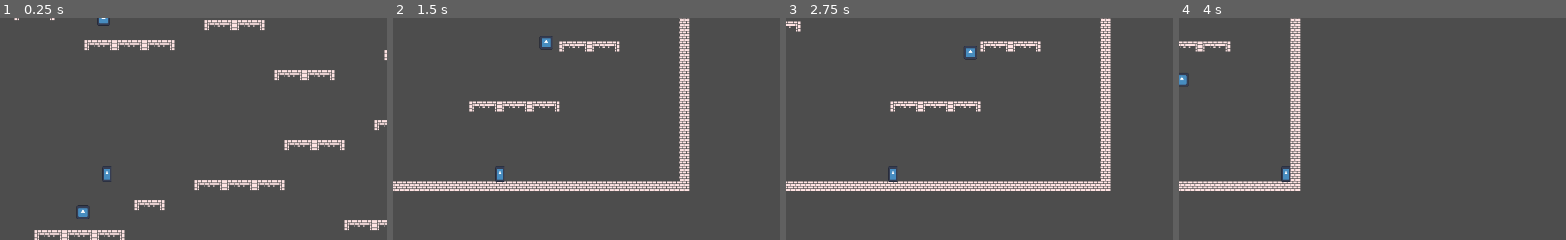
Above: before the commit, frames 1-4 (left to right).
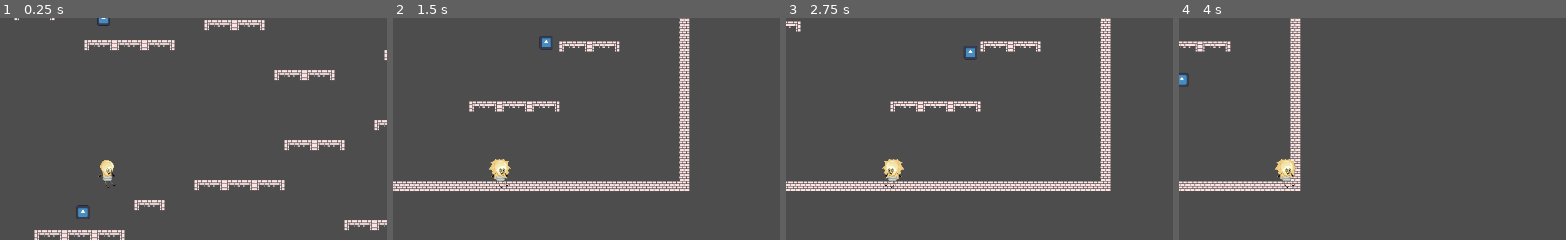
Above: after the commit, the same moments.

Repository: EXLAIZOR/tick-times
Game: Godot game, scene res://Scenes/level1.tscn
Two runs of this game, one before a commit and one after it. Both use one fixed random seed, a clock stepped at 60 frames per second and the inputs below. The engine's default icon, where the game draws it, is replaced by a stand-in: a white triangle on a blue panel in a dark square.
Inputs (mouse positions are % of the whole screen's width and height, from its top left):
- Up to frame 1 (0.25 s): no input
- Up to frame 2 (1.5 s): move the mouse to (74, 46) at 0.52 s; hold D (MoveRight) from 0.53 s (still down); click (74, 46) at 0.6 s; tap W (Jump) at 0.77 s; move the mouse to (31, 56) at 1.27 s; click (31, 56) at 1.35 s
- Up to frame 3 (2.75 s): tap W (Jump) at 1.52 s; move the mouse to (62, 28) at 2.02 s; release D (MoveRight) at 2.03 s; hold A (MoveLeft) from 2.03 s (still down); click (62, 28) at 2.1 s
- Up to frame 4 (4 s): move the mouse to (47, 71) at 2.77 s; release A (MoveLeft) at 2.78 s; hold D (MoveRight) from 2.78 s (still down); click (47, 71) at 2.85 s; tap W (Jump) at 3.02, 3.77 s; move the mouse to (83, 66) at 3.52 s; click (83, 66) at 3.6 s
The pictures show only the part of the screen within x 38-88%, y 16-65%; the shares and areas given below are measured in that part.

The runs differ from the first frame. In frame 1, 0.3% of the frame differs, in the area x 25-30%, y 63-77%; in frame 2, 0.4%; in frame 3, 0.4%, in the area x 24-31%, y 63-77%; in frame 4, 0.4%.

Commit message:
added assets + player animations

Diff:
--- a/character_body_2d.gd
+++ b/character_body_2d.gd
@@ -4,10 +4,20 @@
 const SPEED = 300.0
 const JUMP_VELOCITY = -400.0
 
+@onready var _animated_sprite = $AnimatedSprite2D
+@onready var hitTimer = $hitTimer
+var attacking = false
+var attacked_timer = 3
+
+
+
+func _process(_delta):
+	handle_sprites()
+
 func _physics_process(delta: float) -> void:
 
 	if Input.is_action_just_pressed("Attack"):
-		print("Attacked")
+		attacking = true
 	# Add the gravity.
 	if not is_on_floor():
 		velocity += get_gravity() * delta
@@ -25,3 +35,22 @@
 		velocity.x = move_toward(velocity.x, 0, SPEED)
 
 	move_and_slide()
+
+func handle_sprites():
+	if hitTimer.get_time_left() > 0:
+		_animated_sprite.play("injured")
+	elif attacking == true:
+		_animated_sprite.play("attack")
+	elif not is_on_floor():
+			if velocity.y < 0:
+				_animated_sprite.play("jump_up")
+			else:
+				_animated_sprite.play("jump_down")
+	elif abs(velocity.x) > 0:
+			_animated_sprite.play("walk")
+	else:
+		_animated_sprite.play("idle")
+	if Input.is_action_pressed("MoveLeft"):
+		_animated_sprite.flip_h = true
+	elif Input.is_action_pressed("MoveRight"):
+		_animated_sprite.flip_h = false
--- a/player.tscn
+++ b/player.tscn
@@ -1,9 +1,105 @@
 [gd_scene format=3 uid="uid://bif7kogln61f3"]
 
 [ext_resource type="Script" uid="uid://b2cperwr32fre" path="res://character_body_2d.gd" id="1_onrkg"]
-[ext_resource type="Texture2D" uid="uid://d0mmnthl1rmfn" path="res://icon.svg" id="2_i3pqv"]
+[ext_resource type="Texture2D" uid="uid://b5kvsqcextp05" path="res://assets/images/bulb.png" id="2_hqtel"]
 [ext_resource type="Script" uid="uid://cvbo4qktol0gj" path="res://health_component.gd" id="3_hqtel"]
 [ext_resource type="Script" uid="uid://bsl6bumvyfk2j" path="res://hitbox_component.gd" id="4_sweqy"]
+
+[sub_resource type="AtlasTexture" id="AtlasTexture_sweqy"]
+atlas = ExtResource("2_hqtel")
+region = Rect2(96, 96, 48, 48)
+
+[sub_resource type="AtlasTexture" id="AtlasTexture_2hs0m"]
+atlas = ExtResource("2_hqtel")
+region = Rect2(0, 0, 48, 48)
+
+[sub_resource type="AtlasTexture" id="AtlasTexture_1jxqw"]
+atlas = ExtResource("2_hqtel")
+region = Rect2(96, 48, 48, 48)
+
+[sub_resource type="AtlasTexture" id="AtlasTexture_dw050"]
+atlas = ExtResource("2_hqtel")
+region = Rect2(48, 96, 48, 48)
+
+[sub_resource type="AtlasTexture" id="AtlasTexture_b26j0"]
+atlas = ExtResource("2_hqtel")
+region = Rect2(0, 96, 48, 48)
+
+[sub_resource type="AtlasTexture" id="AtlasTexture_n7ghd"]
+atlas = ExtResource("2_hqtel")
+region = Rect2(48, 0, 48, 48)
+
+[sub_resource type="AtlasTexture" id="AtlasTexture_nvl01"]
+atlas = ExtResource("2_hqtel")
+region = Rect2(96, 0, 48, 48)
+
+[sub_resource type="AtlasTexture" id="AtlasTexture_ivps1"]
+atlas = ExtResource("2_hqtel")
+region = Rect2(0, 48, 48, 48)
+
+[sub_resource type="AtlasTexture" id="AtlasTexture_urp6f"]
+atlas = ExtResource("2_hqtel")
+region = Rect2(48, 48, 48, 48)
+
+[sub_resource type="SpriteFrames" id="SpriteFrames_pc336"]
+animations = [{
+"frames": [{
+"duration": 1.0,
+"texture": SubResource("AtlasTexture_sweqy")
+}],
+"loop": 1,
+"name": &"attack",
+"speed": 5.0
+}, {
+"frames": [{
+"duration": 1.0,
+"texture": SubResource("AtlasTexture_2hs0m")
+}],
+"loop": 1,
+"name": &"idle",
+"speed": 5.0
+}, {
+"frames": [{
+"duration": 1.0,
+"texture": SubResource("AtlasTexture_1jxqw")
+}],
+"loop": 1,
+"name": &"injured",
+"speed": 5.0
+}, {
+"frames": [{
+"duration": 1.0,
+"texture": SubResource("AtlasTexture_dw050")
+}],
+"loop": 1,
+"name": &"jump_down",
+"speed": 5.0
+}, {
+"frames": [{
+"duration": 1.0,
+"texture": SubResource("AtlasTexture_b26j0")
+}],
+"loop": 1,
+"name": &"jump_up",
+"speed": 5.0
+}, {
+"frames": [{
+"duration": 1.0,
+"texture": SubResource("AtlasTexture_n7ghd")
+}, {
+"duration": 1.0,
+"texture": SubResource("AtlasTexture_nvl01")
+}, {
+"duration": 1.0,
+"texture": SubResource("AtlasTexture_ivps1")
+}, {
+"duration": 1.0,
+"texture": SubResource("AtlasTexture_urp6f")
+}],
+"loop": 1,
+"name": &"walk",
+"speed": 5.0
+}]
 
 [sub_resource type="RectangleShape2D" id="RectangleShape2D_y1p4y"]
 size = Vector2(13, 24)
@@ -11,14 +107,14 @@
 [node name="Player" type="CharacterBody2D" unique_id=1425424670]
 script = ExtResource("1_onrkg")
 
+[node name="AnimatedSprite2D" type="AnimatedSprite2D" parent="." unique_id=772543506]
+sprite_frames = SubResource("SpriteFrames_pc336")
+animation = &"walk"
+
 [node name="Camera2D" type="Camera2D" parent="." unique_id=541086614]
 
 [node name="CollisionShape2D" type="CollisionShape2D" parent="." unique_id=167035600]
 shape = SubResource("RectangleShape2D_y1p4y")
-
-[node name="Icon" type="Sprite2D" parent="." unique_id=252300607]
-scale = Vector2(0.1171875, 0.203125)
-texture = ExtResource("2_i3pqv")
 
 [node name="HealthComponent" type="Node" parent="." unique_id=1233160677 node_paths=PackedStringArray("ROOT")]
 script = ExtResource("3_hqtel")
@@ -33,3 +129,6 @@
 
 [node name="CollisionShape2D" type="CollisionShape2D" parent="HitboxComponent" unique_id=1265708097]
 shape = SubResource("RectangleShape2D_y1p4y")
+
+[node name="hitTimer" type="Timer" parent="." unique_id=737981547]
+wait_time = 0.5
Binary file added: assets/images/buge.png
Not shown, added: assets/images/buge.png.import
Binary file added: assets/images/bulb.png
Not shown, added: assets/images/bulb.png.import
Binary file added: assets/images/bulb_attack.png
Not shown, added: assets/images/bulb_attack.png.import
Binary file added: assets/images/timelord.png
Not shown, added: assets/images/timelord.png.import
